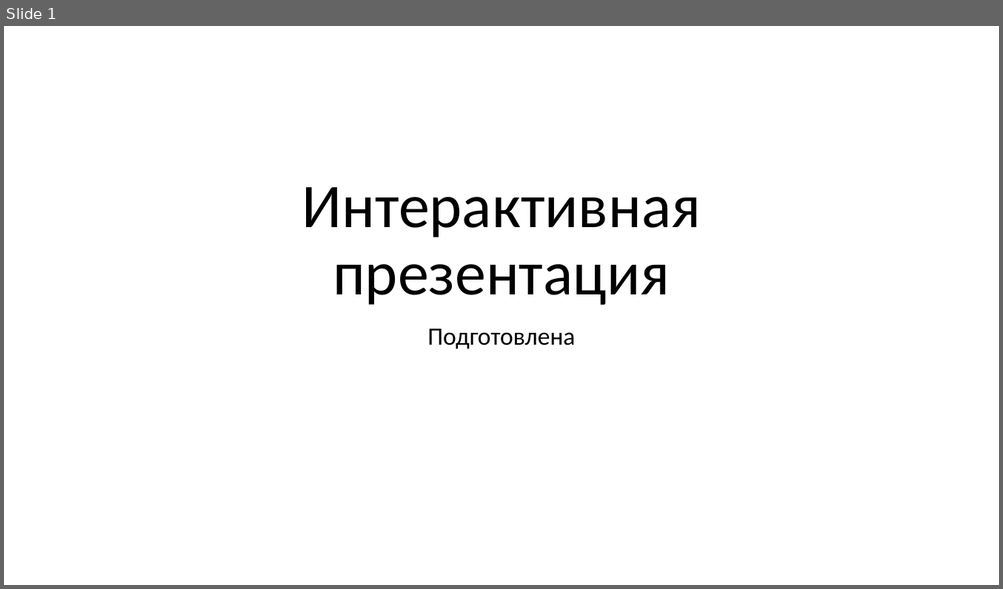
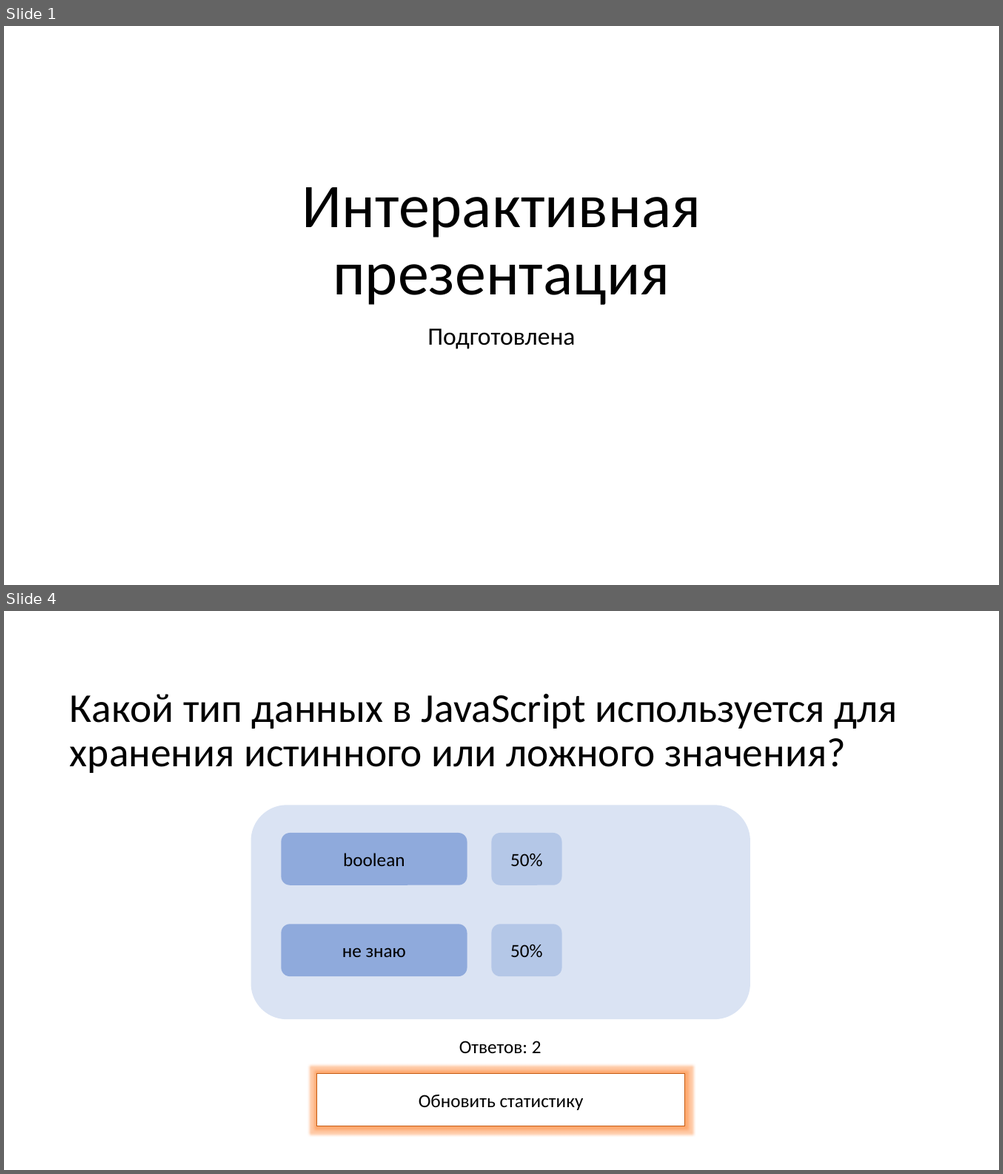
Before and after one commit to ler0yyy/diplom, a slide deck: presentation/Презентация Microsoft PowerPoint.pptm. Shown one above the other, each under a label of ours: slide 1 before the commit, slides 1 and 4 after it; the slides between them are not shown. The pictures are 1003x589 and 1003x1174 pixels, drawn with LibreOffice and Linux fonts; fonts in the diff are those of the drawing. Boxes give left, top, right and bottom in pixels: in the first picture for what was removed or moved away, otherwise in the second. Text is boxed around its words. In the diff, an @@ line names an element or a change of style, - is before the commit and + after.

```diff
--- a/presentation/Презентация Microsoft PowerPoint.pptm
+++ b/presentation/Презентация Microsoft PowerPoint.pptm
@@ slide 4 added at (4, 611, 999, 1170), background #FFFFFF @@
@@ title added at (70, 694, 897, 773), 39.6 pt, text #000000 @@
+Какой тип данных в JavaScript используется для хранения истинного или ложного значения?
@@ rounded rectangle added at (251, 805, 750, 1019), fill #DAE3F3 @@
@@ rounded rectangle added at (281, 833, 466, 886), fill #8FAADC, 18 pt, text #000000 @@
+boolean
@@ rounded rectangle added at (491, 833, 561, 886), fill #B4C7E7, 18 pt, text #000000 @@
+50%
@@ rounded rectangle added at (281, 924, 466, 977), fill #8FAADC, 18 pt, text #000000 @@
+не знаю
@@ rounded rectangle added at (491, 924, 561, 977), fill #B4C7E7, 18 pt, text #000000 @@
+50%
@@ text added at (459, 1041, 541, 1054), 18 pt, text #000000 @@
+Ответов: 2
@@ rectangle added at (316, 1073, 685, 1127), fill #FFFFFF, outline #C55A11 1 pt, 18 pt, text #000000 @@
+Обновить статистику
```
Also in this commit, not shown: 2 slides changed, 2 other files.
